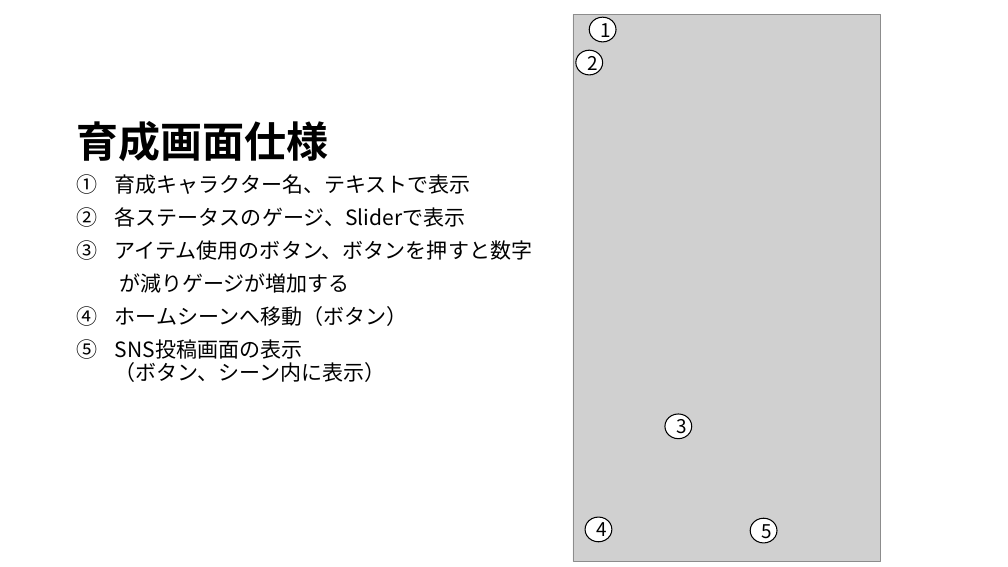
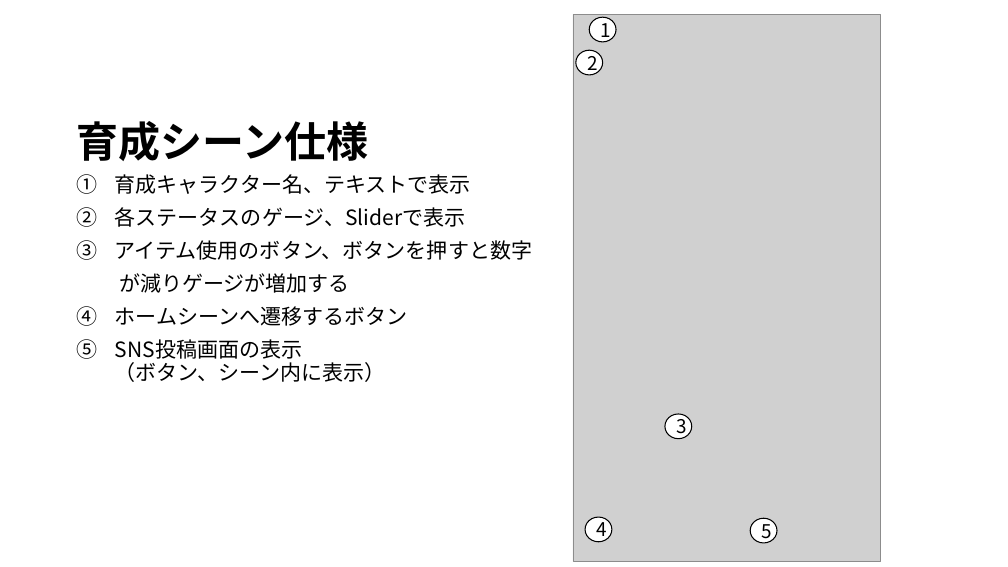
Before and after one commit to JJC-Game/StarChildren, a slide deck: slide 8 of Etc/仕様書/siyousho.pptx (slide 6 before the commit). Drawn at 1008x567 pixels with LibreOffice and Linux fonts; fonts in the diff are those of the drawing; grey boxes stand for pictures. Boxes give left, top, right and bottom in pixels: in the first picture for what was removed or moved away, otherwise in the second. Text is boxed around its words. In the diff, an @@ line names an element or a change of style, - is before the commit and + after.

Commit message:
仕様書更新

```diff
--- a/Etc/仕様書/siyousho.pptx
+++ b/Etc/仕様書/siyousho.pptx
@@ title at [77,121,369,161]: text changed @@
-育成画面仕様
+育成シーン仕様
@@ text at [115,306,408,326]: text changed @@
-4. ホームシーンへ移動（ボタン）
+4. ホームシーンへ遷移するボタン
```
Also in this commit, not shown: 3 other slides changed, 2 slides added.
